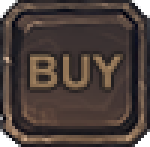
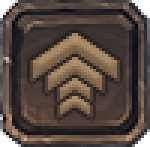
Layered file, before and after one edit (150 x 147). Changes by layer:
added layer "Layer 37" above "Layer 36" over left=30, top=33, right=120, bottom=120
hid "Layer 36" over left=30, top=54, right=123, bottom=90
